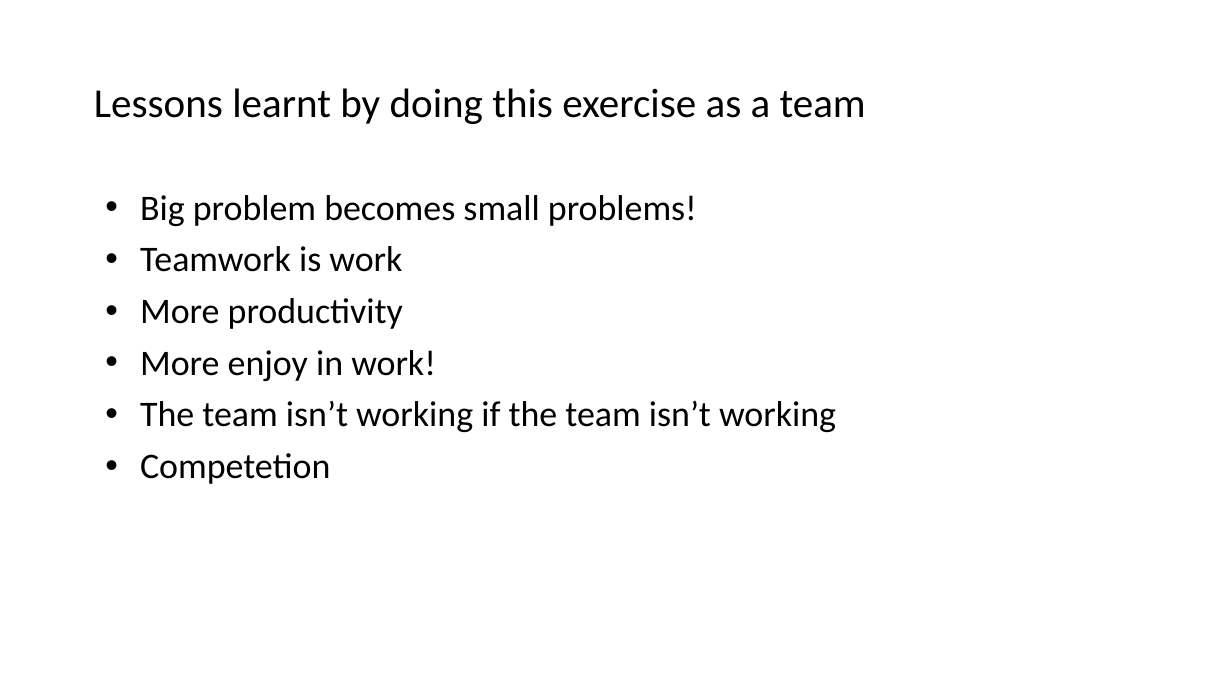
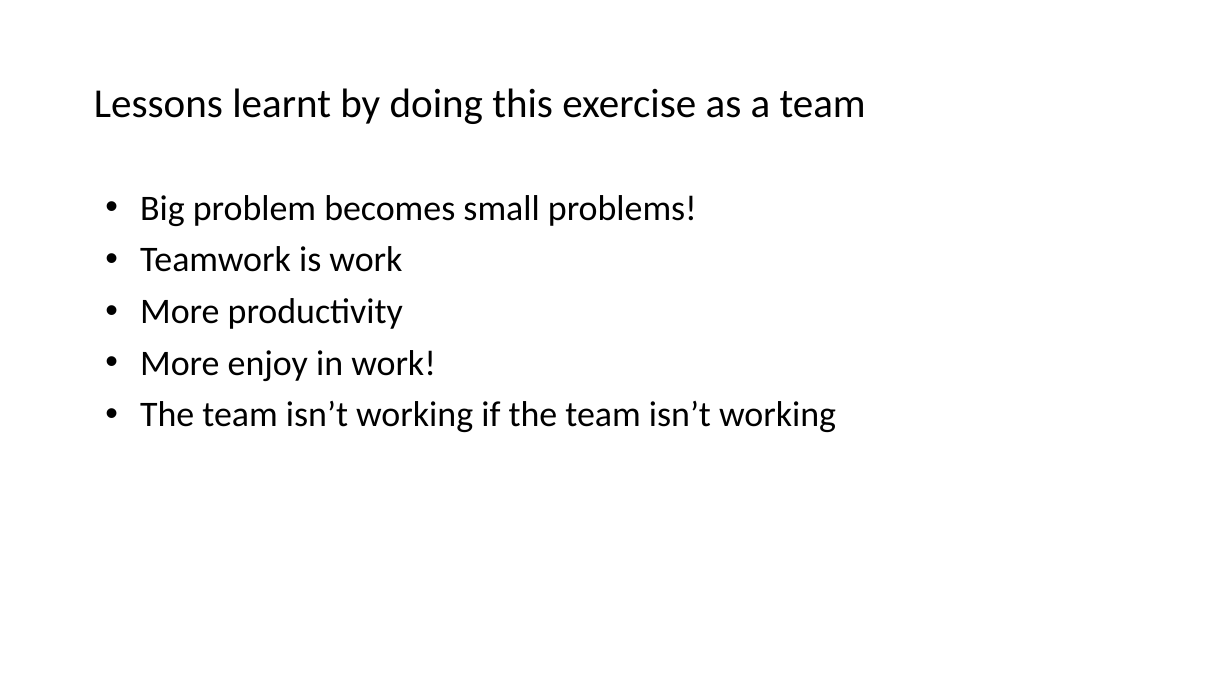
Before and after one commit to MohammedElagha/FIT-2021-IUG, a slide deck: slide 25 of Presentation/UNICC Global Hackathon - 25 Mar Presentation.pptx (slide 24 before the commit). Drawn at 1232x693 pixels with LibreOffice and Linux fonts; fonts in the diff are those of the drawing. Boxes give left, top, right and bottom in pixels: in the first picture for what was removed or moved away, otherwise in the second. Text is boxed around its words. In the diff, an @@ line names an element or a change of style, - is before the commit and + after.

```diff
--- a/Presentation/UNICC Global Hackathon - 25 Mar Presentation.pptx
+++ b/Presentation/UNICC Global Hackathon - 25 Mar Presentation.pptx
@@ text at (140, 453, 330, 484): paragraph removed @@
-• Competetion
```
Also in this commit, not shown: 6 other slides changed, 4 slides added, 2 slides removed, 1 other file.
